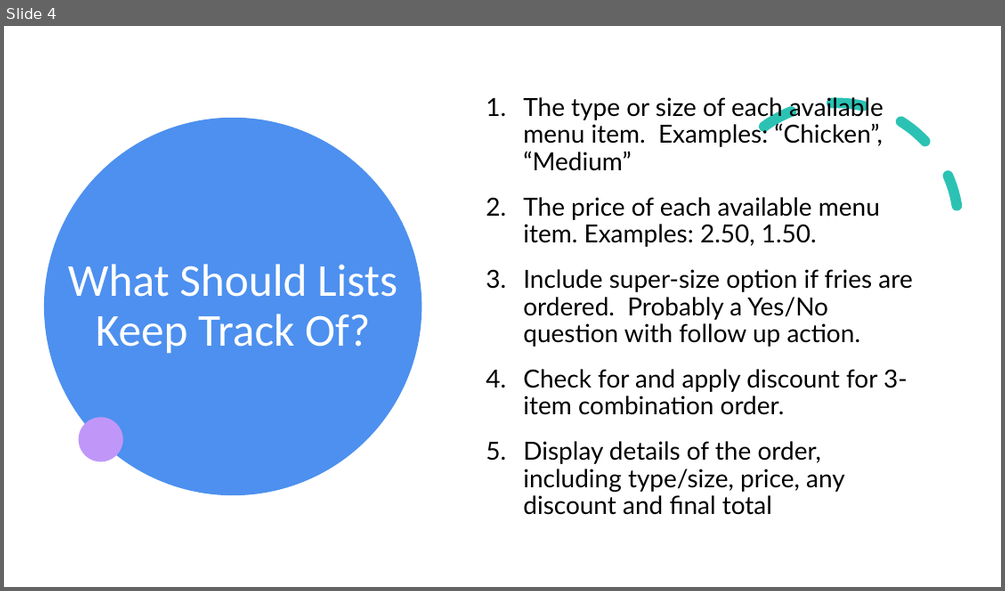
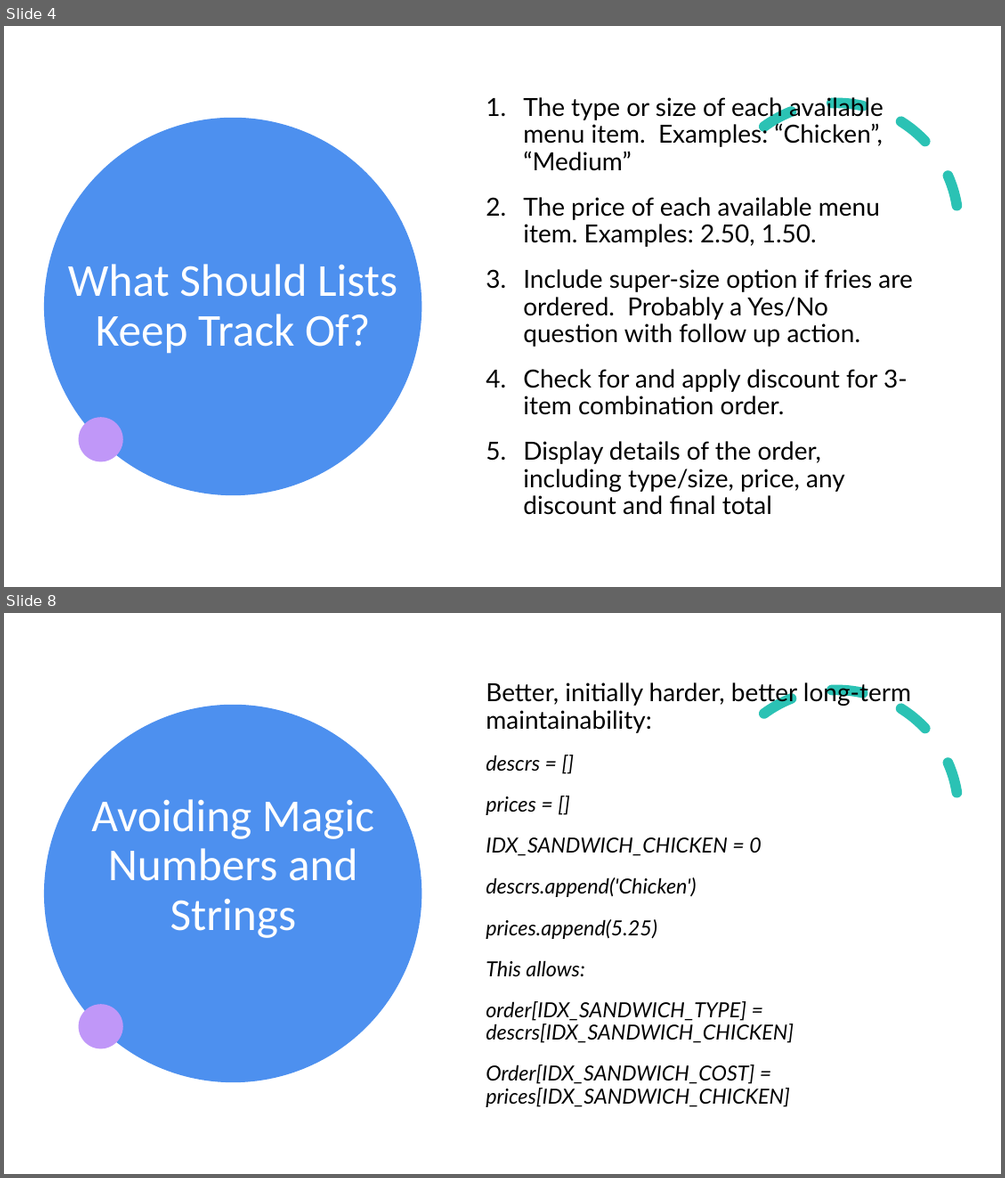
Before and after one commit to fmorriso/python-combo-menu-using-list, a slide deck: Combo Menu with lists using python.pptx. Shown one above the other, each under a label of ours: slide 4 before the commit, slides 4 and 8 after it; the slides between them are not shown. The pictures are 1005x591 and 1005x1178 pixels, drawn with LibreOffice and Linux fonts; fonts in the diff are those of the drawing. Boxes give left, top, right and bottom in pixels: in the first picture for what was removed or moved away, otherwise in the second. Text is boxed around its words. In the diff, an @@ line names an element or a change of style, - is before the commit and + after.

```diff
--- a/Combo Menu with lists using python.pptx
+++ b/Combo Menu with lists using python.pptx
@@ slide 8 added at bbox=[4, 613, 1001, 1174], background #FFFFFF; not listed: 3 template elements that a slide beside it also shows @@
@@ text added at bbox=[485, 682, 911, 1107], 20 pt, text #000000, italic @@
+Better, initially harder, better long-term maintainability:
+descrs = []
+prices = []
+IDX_SANDWICH_CHICKEN = 0
+descrs.append('Chicken')
+prices.append(5.25)
+This allows:
+order[IDX_SANDWICH_TYPE] = descrs[IDX_SANDWICH_CHICKEN]
+Order[IDX_SANDWICH_COST] = prices[IDX_SANDWICH_CHICKEN]
@@ title added at bbox=[91, 799, 374, 938], 44 pt, text #FFFFFF @@
+Avoiding Magic Numbers and Strings
```
Also in this commit, not shown: 3 other slides added, 1 other file.
